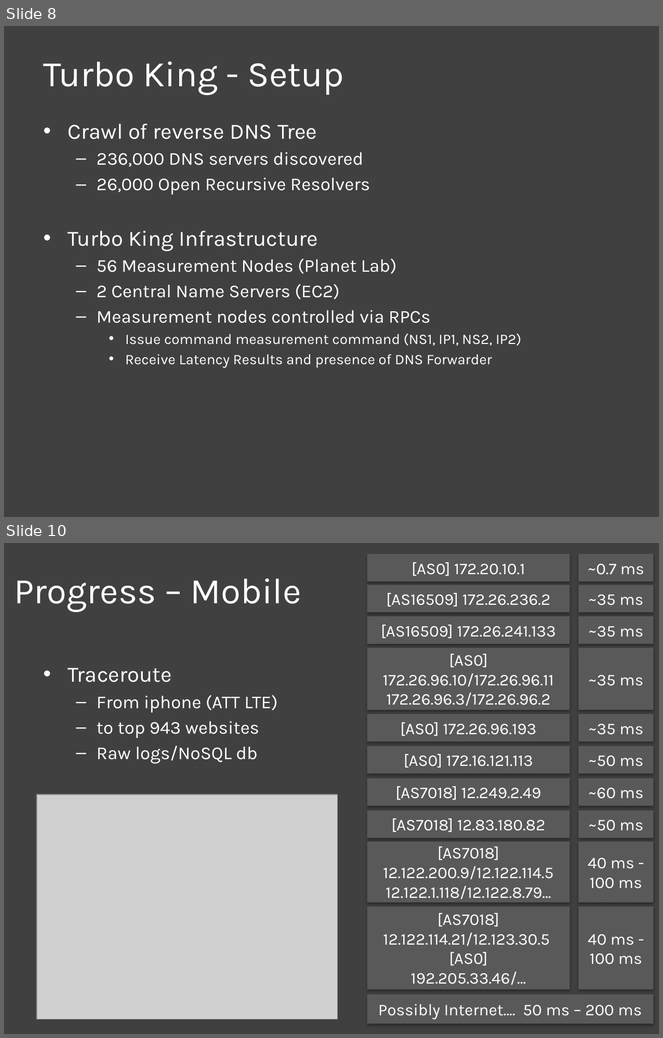
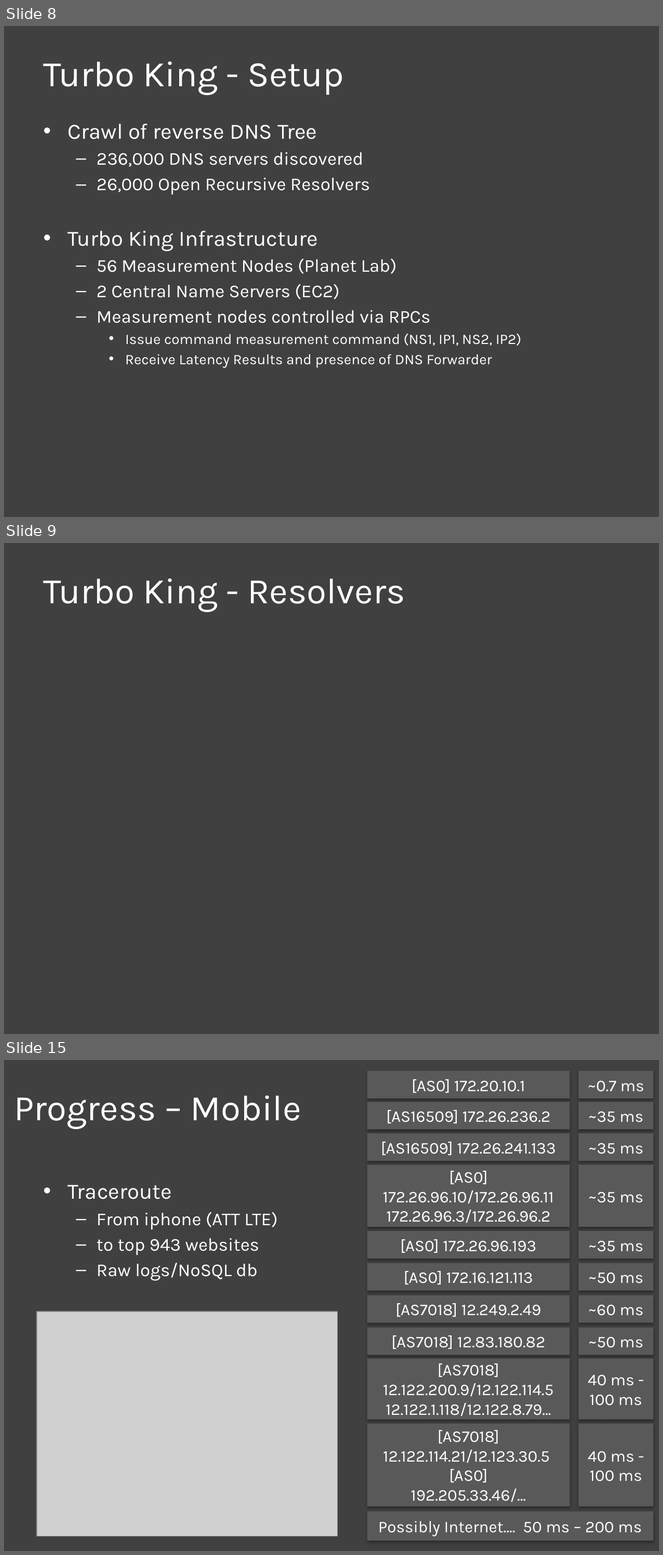
Before and after one commit to nebgnahz/CS268NetworkMeasurement, a slide deck: doc/Final/Final.pptx. Shown one above the other, each under a label of ours: slides 8 and 10 before the commit, slides 8, 9 and 15 after it; the slides between them are not shown. The pictures are 663x1038 and 663x1555 pixels, drawn with LibreOffice and Linux fonts; fonts in the diff are those of the drawing; grey boxes stand for pictures. Boxes give left, top, right and bottom in pixels: in the first picture for what was removed or moved away, otherwise in the second. Text is boxed around its words. In the diff, an @@ line names an element or a change of style, - is before the commit and + after.

```diff
--- a/doc/Final/Final.pptx
+++ b/doc/Final/Final.pptx
@@ slide 9 added at box(4, 543, 659, 1034), background #404040 @@
@@ title added at box(44, 578, 405, 612), 39.6 pt, text #FFFFFF @@
+Turbo King - Resolvers
@@ what was slide 10 is now slide 15 @@
```
Also in this commit, not shown: 1 slide changed, 4 other slides added.
